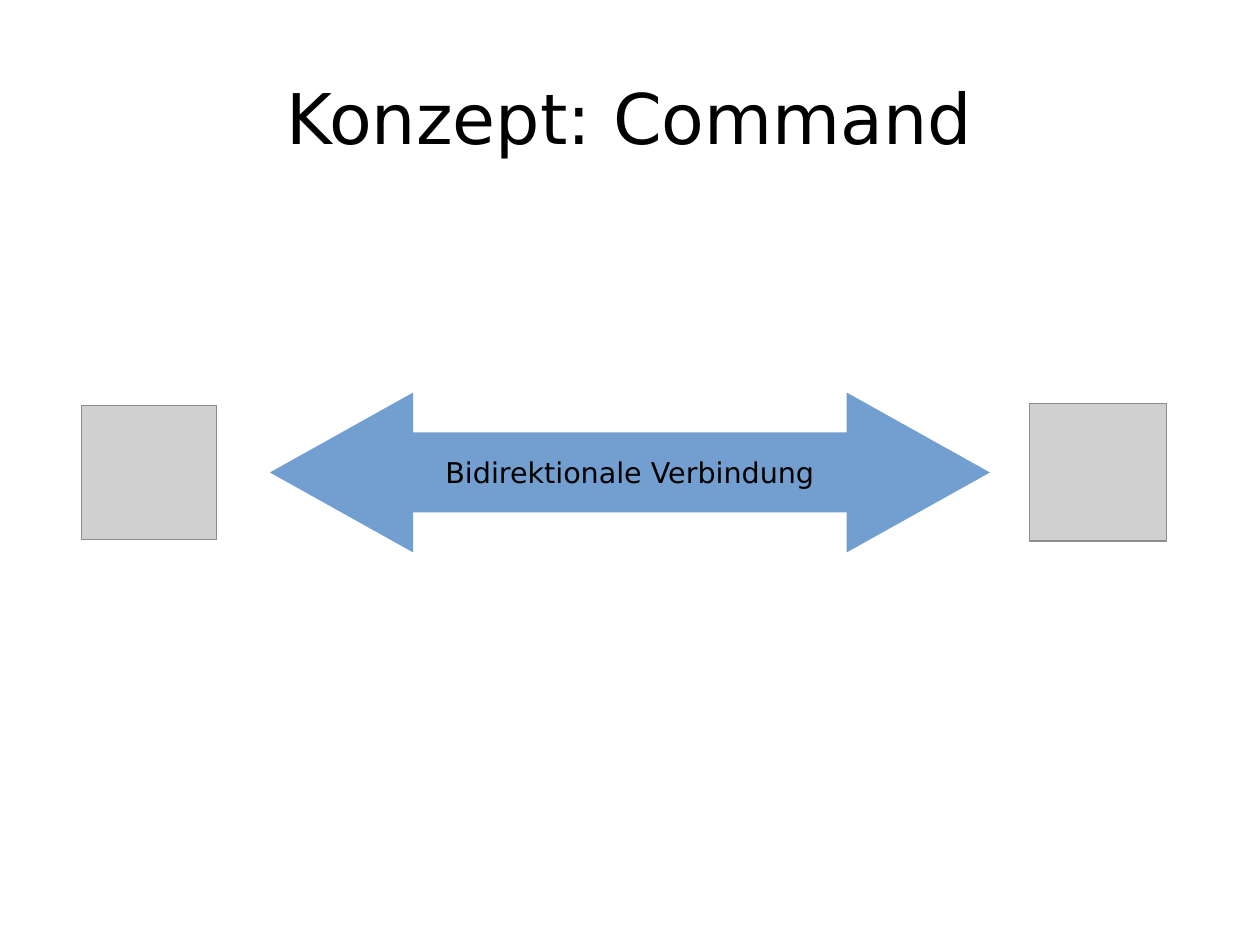
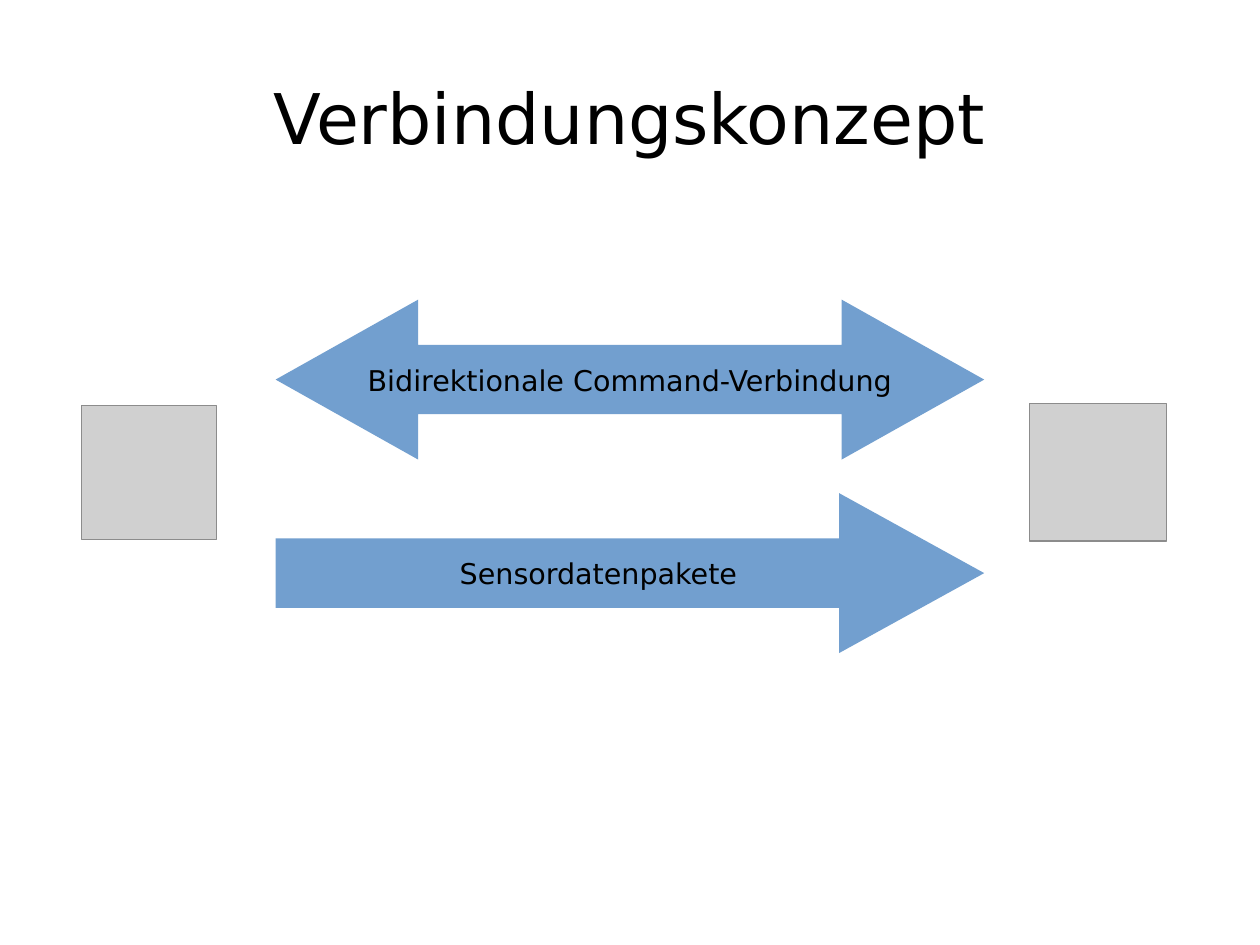
Before and after one commit to enra64/psychic-giggle, a slide deck: slide 12 of zwischenstand anfang dezember.odp (slide 13 before the commit). Drawn at 1260x945 pixels with LibreOffice and Linux fonts; fonts in the diff are those of the drawing; grey boxes stand for pictures. Boxes give left, top, right and bottom in pixels: in the first picture for what was removed or moved away, otherwise in the second. Text is boxed around its words. In the diff, an @@ line names an element or a change of style, - is before the commit and + after.

```diff
--- a/zwischenstand anfang dezember.odp
+++ b/zwischenstand anfang dezember.odp
@@ title at <box>274,91,986,159</box>: text changed @@
-Konzept: Command
+Verbindungskonzept
@@ left right arrow "Bidirektionale Command-Verbindung": place and size @@
-left right arrow "Bidirektionale Command-Verbindung" at <box>270,392,990,552</box>
+left right arrow "Bidirektionale Command-Verbindung" at <box>276,300,984,460</box>
@@ left right arrow "Bidirektionale Command-Verbindung" at <box>276,300,984,460</box>: proportions changed @@
@@ text in left right arrow at <box>368,369,892,397</box>: text changed @@
-Bidirektionale Verbindung
+Bidirektionale Command-Verbindung
@@ right arrow added at <box>276,493,984,653</box>, fill #729FCF, 18 pt, text #000000 @@
+Sensordatenpakete
```
Also in this commit, not shown: 8 other slides changed, 3 slides removed.
